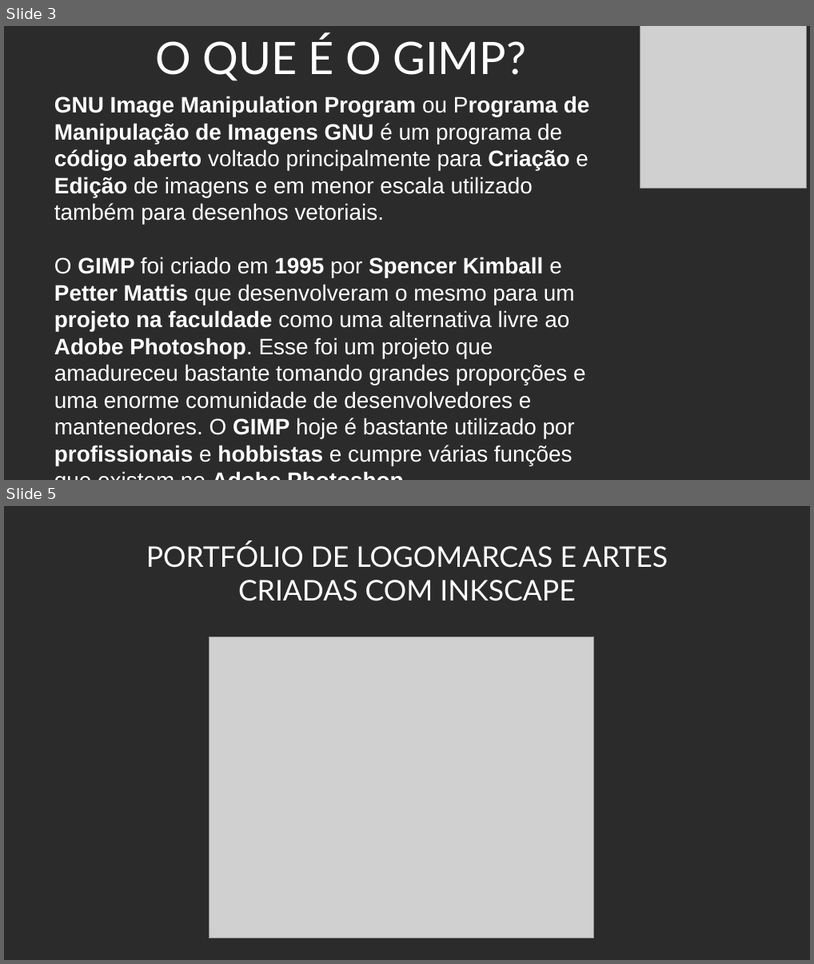
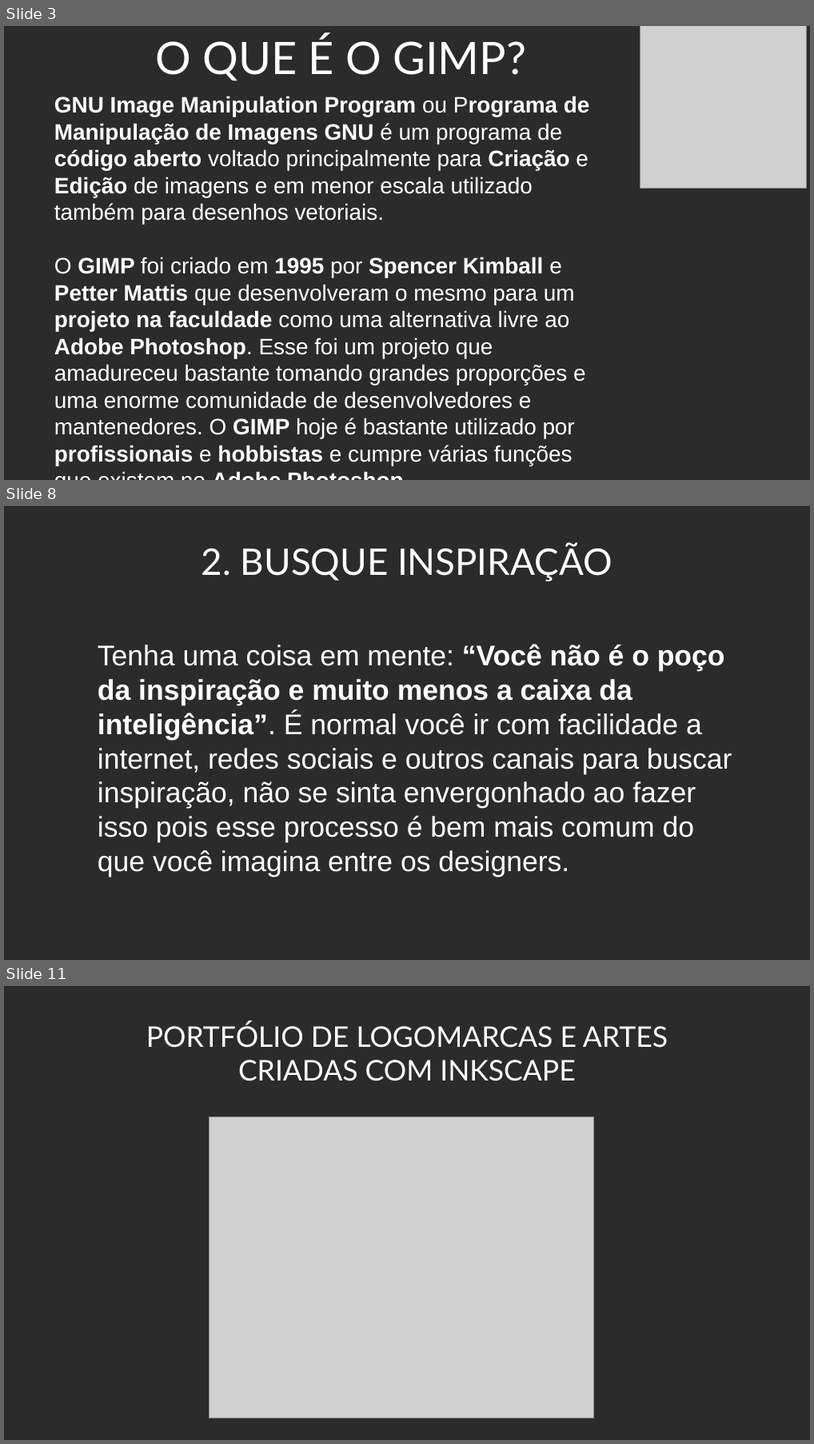
Before and after one commit to Doginnn/expotec2020, a slide deck: palestras/Expotec_2020_Criando logo INKSCAPE e GIMP.odp. Shown one above the other, each under a label of ours: slides 3 and 5 before the commit, slides 3, 8 and 11 after it; the slides between them are not shown. The pictures are 814x964 and 814x1444 pixels, drawn with LibreOffice and Linux fonts; fonts in the diff are those of the drawing; grey boxes stand for pictures; background and template pictures are left out; a plain dark background stands for a picture behind light text. Boxes give left, top, right and bottom in pixels: in the first picture for what was removed or moved away, otherwise in the second. Text is boxed around its words. In the diff, an @@ line names an element or a change of style, - is before the commit and + after.

```diff
--- a/palestras/Expotec_2020_Criando logo INKSCAPE e GIMP.odp
+++ b/palestras/Expotec_2020_Criando logo INKSCAPE e GIMP.odp
@@ slide 8 added at bbox=[4, 506, 810, 960], background picture (left out) @@
@@ text added at bbox=[202, 543, 613, 581], 36 pt, text #FFFFFF @@
+2. BUSQUE INSPIRAÇÃO
@@ text added at bbox=[98, 644, 733, 876], 28 pt, text #FFFFFF @@
+Tenha uma coisa em mente: “Você não é o poço da inspiração e muito menos a caixa da inteligência”. É normal você ir com facilidade a internet, redes sociais e outros canais para buscar inspiração, não se sinta envergonhado ao fazer isso pois esse processo é bem mais comum do que você imagina entre os designers.
@@ what was slide 5 is now slide 11 @@
```
Also in this commit, not shown: 6 other slides added, 2 slides removed.
